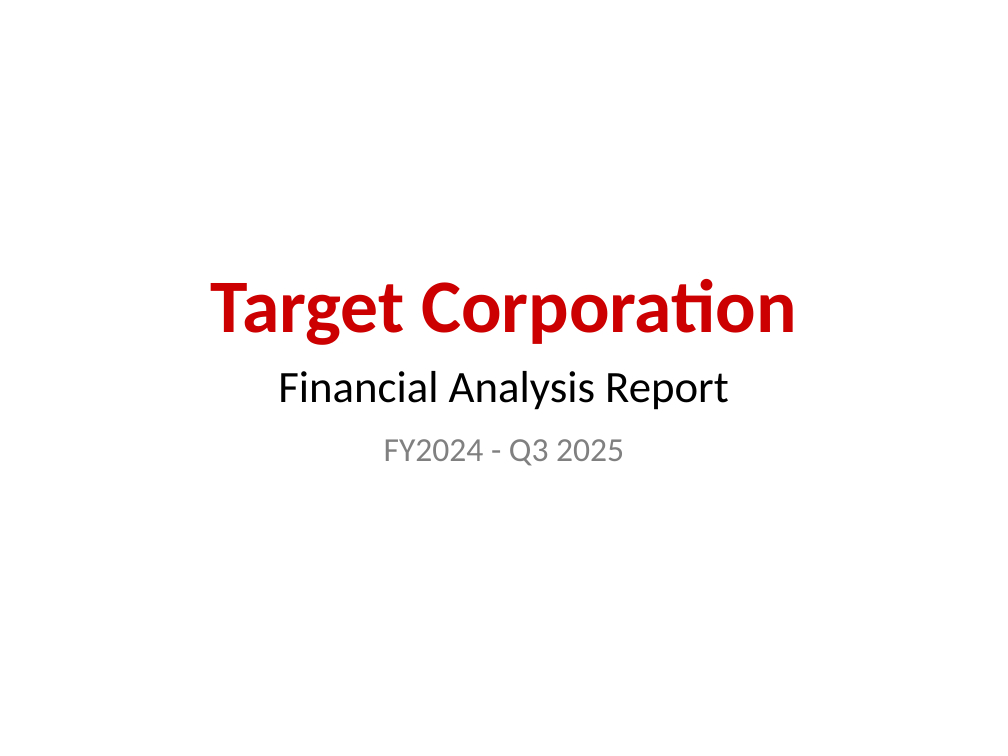
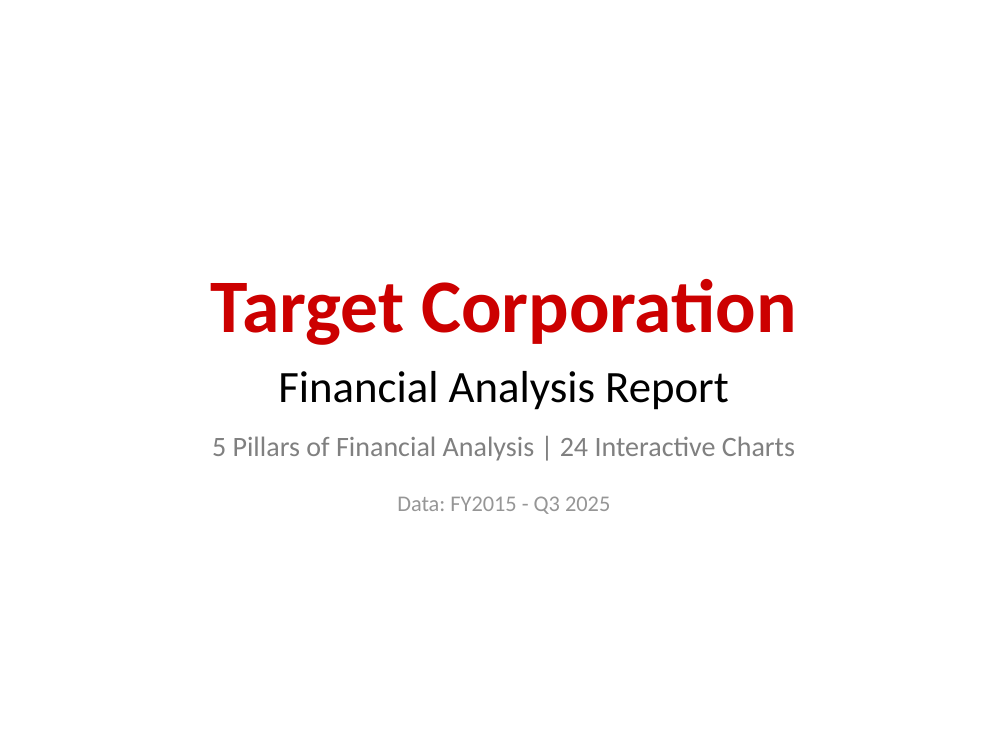
Before and after one commit to Alexander-Lombardo/financial-analyst-project, a slide deck: slide 1 of output/Target_Financial_Analysis.pptx. Drawn at 1008x756 pixels with LibreOffice and Linux fonts; fonts in the diff are those of the drawing. Boxes give left, top, right and bottom in pixels: in the first picture for what was removed or moved away, otherwise in the second. Text is boxed around its words. In the diff, an @@ line names an element or a change of style, - is before the commit and + after.

```diff
--- a/output/Target_Financial_Analysis.pptx
+++ b/output/Target_Financial_Analysis.pptx
@@ text at <box>212,436,795,461</box>: text changed; size 24 to 20 pt @@
-FY2024 - Q3 2025
+5 Pillars of Financial Analysis | 24 Interactive Charts
@@ text added at <box>397,496,610,514</box>, 16 pt, text #969696 @@
+Data: FY2015 - Q3 2025
```
Also in this commit, not shown: 1 other slide changed, 30 slides added, 14 slides removed, 51 other files.
